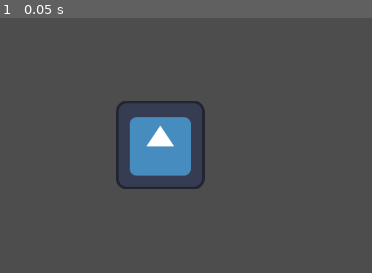
Above: before the commit, frame 1.
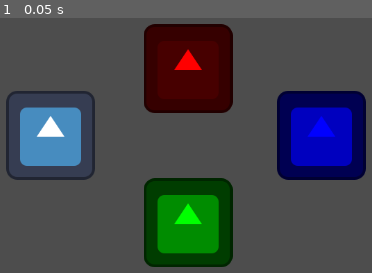
Above: after the commit, the same moment.

Repository: aryuserious/testing-godot-with-git
Game: Godot game, scene res://world.tscn
The game is run twice, just before and just after one commit, with the same random seed, the same clock (stepped at 60 frames per second) and the same inputs. The engine's default icon, where the game draws it, is replaced by a stand-in: a white triangle on a blue panel in a dark square.
Inputs:
- Up to frame 1 (0.05 s): no input

The runs differ from the first frame. In frame 1, 34% of the frame differs, in the area x 1-99%, y 2-98%.

Commit message:
add guy for each color

Diff:
--- a/world.tscn
+++ b/world.tscn
@@ -6,7 +6,28 @@
 [node name="World" type="Node2D"]
 
 [node name="NormalGuy" type="Sprite2D" parent="."]
-position = Vector2(539, 301)
+position = Vector2(381, 287)
 texture = ExtResource("1_w8roa")
 script = ExtResource("2_gku2u")
 first_name = "James"
+
+[node name="RedGuy" type="Sprite2D" parent="."]
+position = Vector2(579, 191)
+texture = ExtResource("1_w8roa")
+script = ExtResource("2_gku2u")
+color = 1
+first_name = "Veronica"
+
+[node name="GreenGuy" type="Sprite2D" parent="."]
+position = Vector2(579, 413)
+texture = ExtResource("1_w8roa")
+script = ExtResource("2_gku2u")
+color = 2
+first_name = "Peter"
+
+[node name="NormalGuy2" type="Sprite2D" parent="."]
+position = Vector2(771, 287)
+texture = ExtResource("1_w8roa")
+script = ExtResource("2_gku2u")
+color = 3
+first_name = "Bertha"
